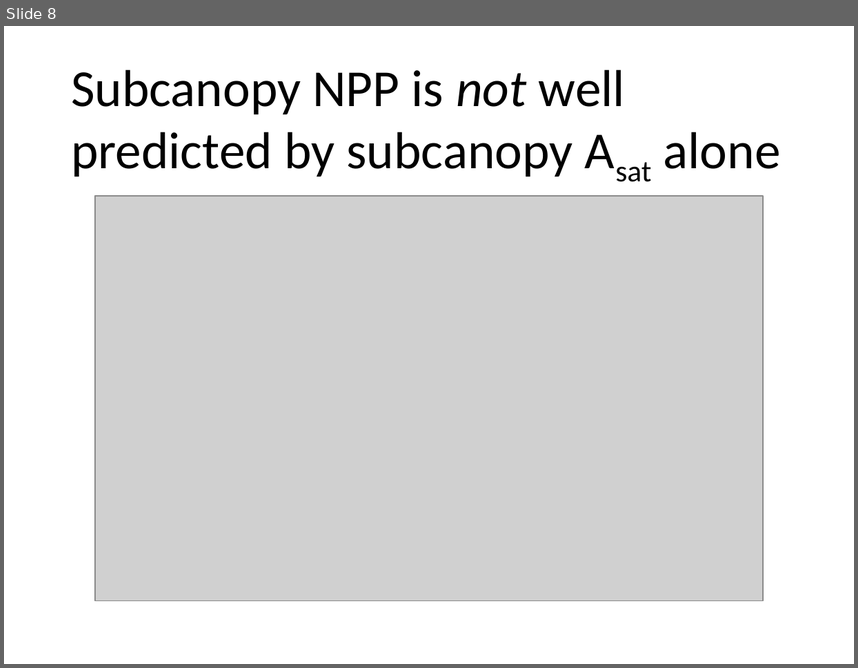
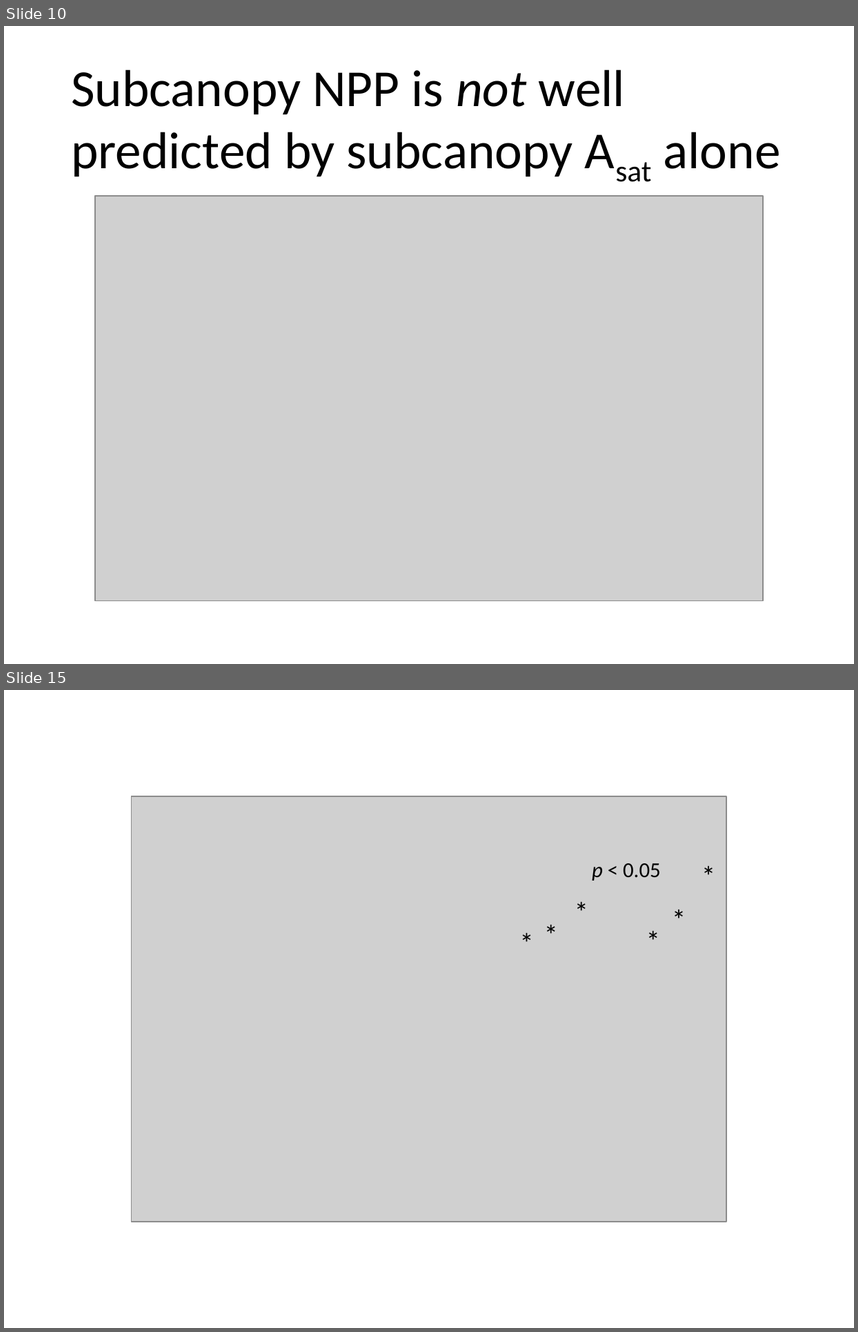
Before and after one commit to lisahaber/forte_subcanopy_leaf_functional_traits, a slide deck: docs/draft_figs_Ch2_manuscript.pptx. Shown one above the other, each under a label of ours: slide 8 before the commit, slides 10 and 15 after it; the slides between them are not shown. The pictures are 858x668 and 858x1332 pixels, drawn with LibreOffice and Linux fonts; fonts in the diff are those of the drawing; grey boxes stand for pictures. Boxes give left, top, right and bottom in pixels: in the first picture for what was removed or moved away, otherwise in the second. Text is boxed around its words. In the diff, an @@ line names an element or a change of style, - is before the commit and + after.

```diff
--- a/docs/draft_figs_Ch2_manuscript.pptx
+++ b/docs/draft_figs_Ch2_manuscript.pptx
@@ slide 15 added at (4, 690, 854, 1328), background #FFFFFF @@
@@ group added at (132, 796, 766, 1221): 7 texts, 1 picture @@
+*
+*
+*
+*
+*
+*
+p < 0.05
@@ what was slide 8 is now slide 10 @@
```
Also in this commit, not shown: 1 slide changed, 11 other slides added, 39 other files.
